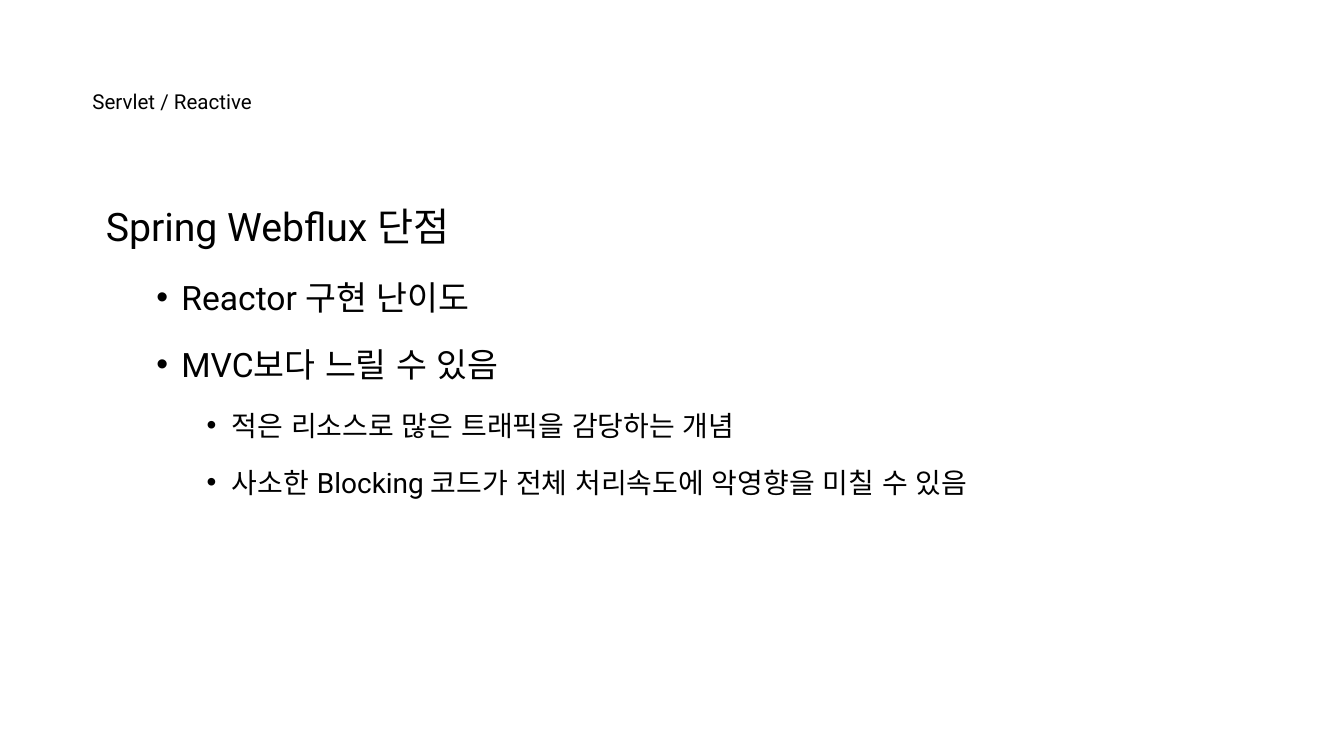
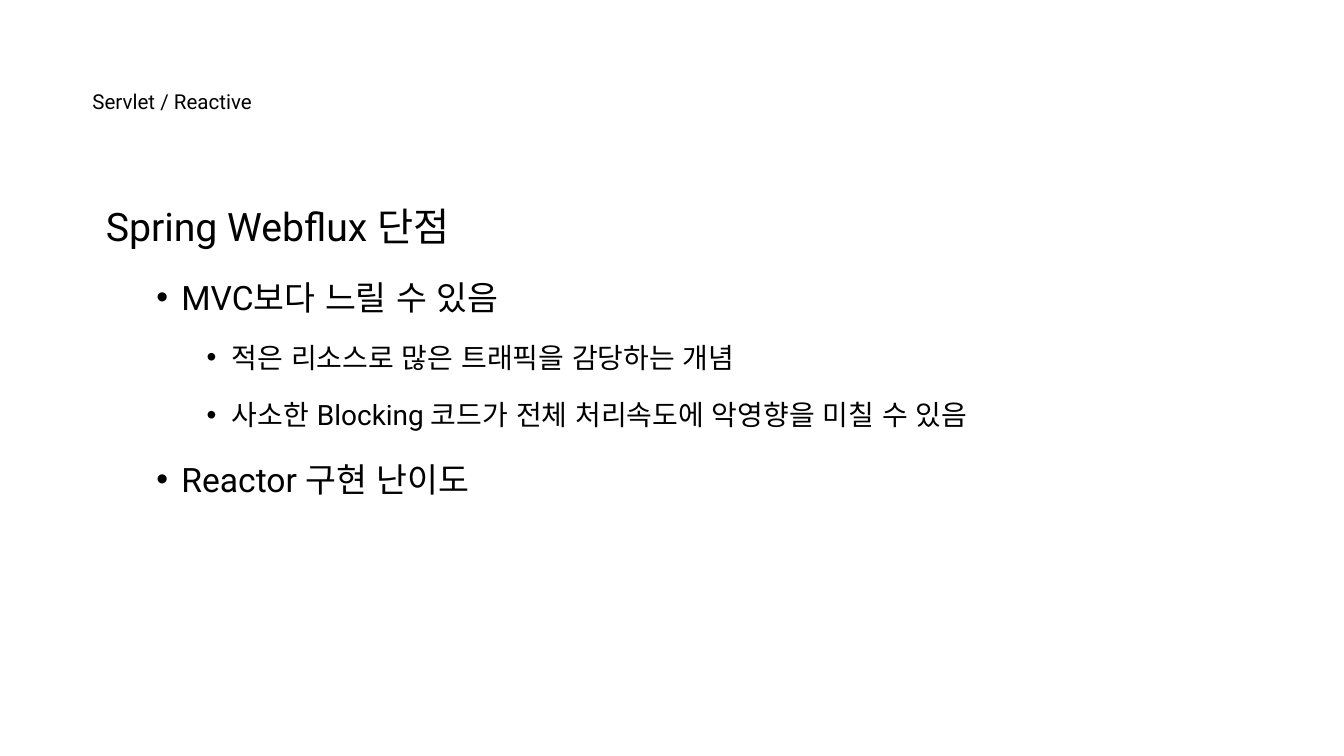
Before and after one commit to nayasis/fastcampus-hyper-webflux, a slide deck: slide 21 of 99.ppt/[Ch4-1. 비동기 서비스 소개] 1-2. 비동기 호출이란 ~ 1-3. Servlet_Reactive.pptx (slide 20 before the commit). Drawn at 1344x756 pixels with LibreOffice and Linux fonts; fonts in the diff are those of the drawing; background and template pictures are left out. Boxes give left, top, right and bottom in pixels: in the first picture for what was removed or moved away, otherwise in the second. Text is boxed around its words. In the diff, an @@ line names an element or a change of style, - is before the commit and + after.

```diff
--- a/99.ppt/[Ch4-1. 비동기 서비스 소개] 1-2. 비동기 호출이란 ~ 1-3. Servlet_Reactive.pptx
+++ b/99.ppt/[Ch4-1. 비동기 서비스 소개] 1-2. 비동기 호출이란 ~ 1-3. Servlet_Reactive.pptx
@@ text at (x1=181, y1=282, x2=470, y2=313): paragraph removed @@
-  • Reactor 구현 난이도
@@ text at (x1=181, y1=464, x2=470, y2=495): paragraph added @@
+  • Reactor 구현 난이도
```
Also in this commit, not shown: 3 other slides changed, 1 slide added, 2 other files.
